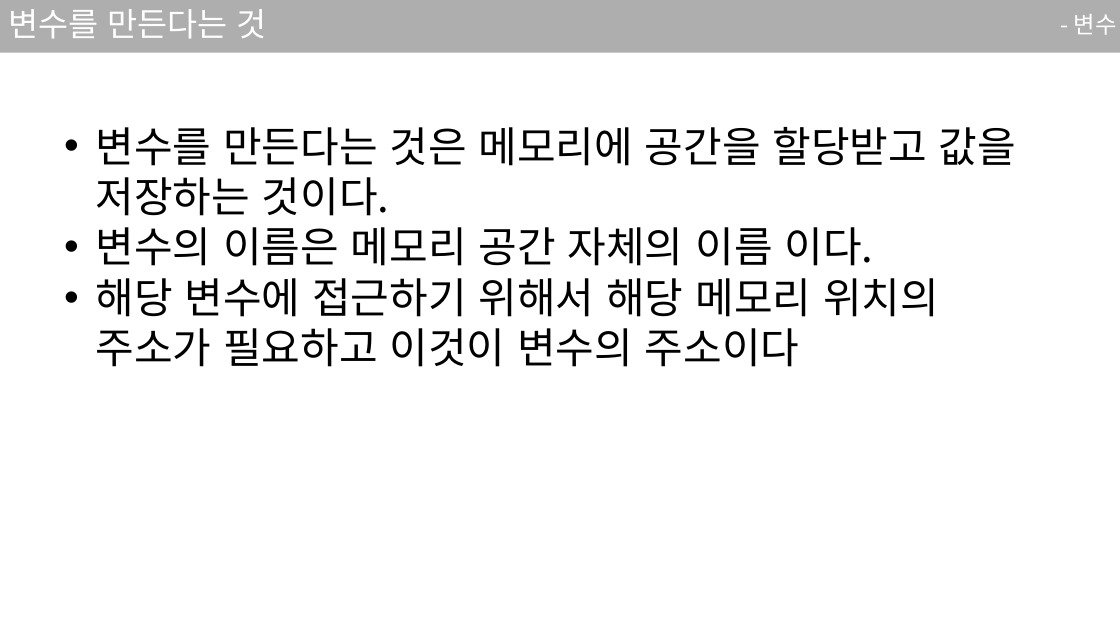
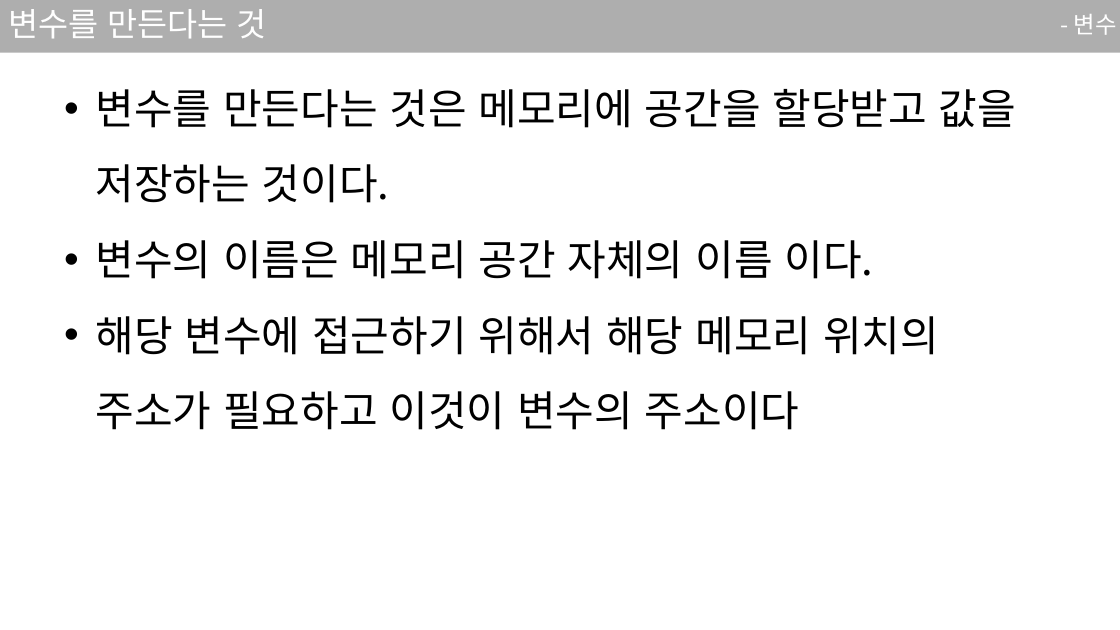
Before and after one commit to sjsjsj1246/EC_C_Language_Study, a slide deck: slide 14 of ppt/2강.pptx. Drawn at 1120x630 pixels with LibreOffice and Linux fonts; fonts in the diff are those of the drawing. Boxes give left, top, right and bottom in pixels: in the first picture for what was removed or moved away, otherwise in the second. Text is boxed around its words. In the diff, an @@ line names an element or a change of style, - is before the commit and + after.

```diff
--- a/ppt/2강.pptx
+++ b/ppt/2강.pptx
@@ text "변수를 만든다는 것은 메모리에 공간을 ...": place and size @@
-text "변수를 만든다는 것은 메모리에 공간을 ..." at [96, 127, 1016, 367]
+text "변수를 만든다는 것은 메모리에 공간을 ..." at [96, 89, 1016, 430]
@@ text "변수를 만든다는 것은 메모리에 공간을 ..." at [96, 89, 1016, 430]: line spacing 1 to 1.5 @@
```
Also in this commit, not shown: 5 other slides changed, 3 other files.
